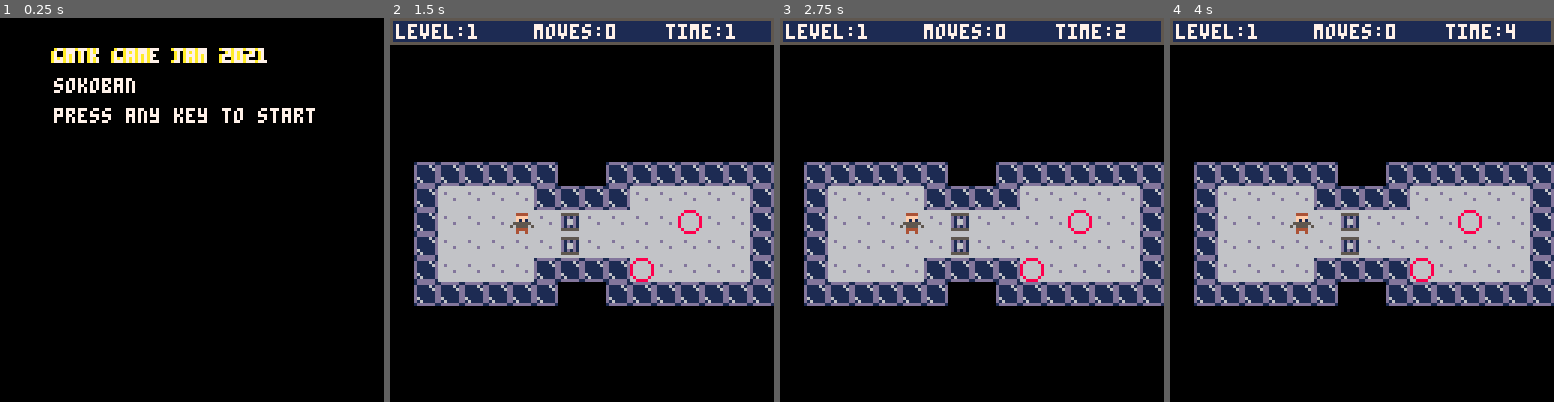
Above: before the commit, frames 1-4 (left to right).
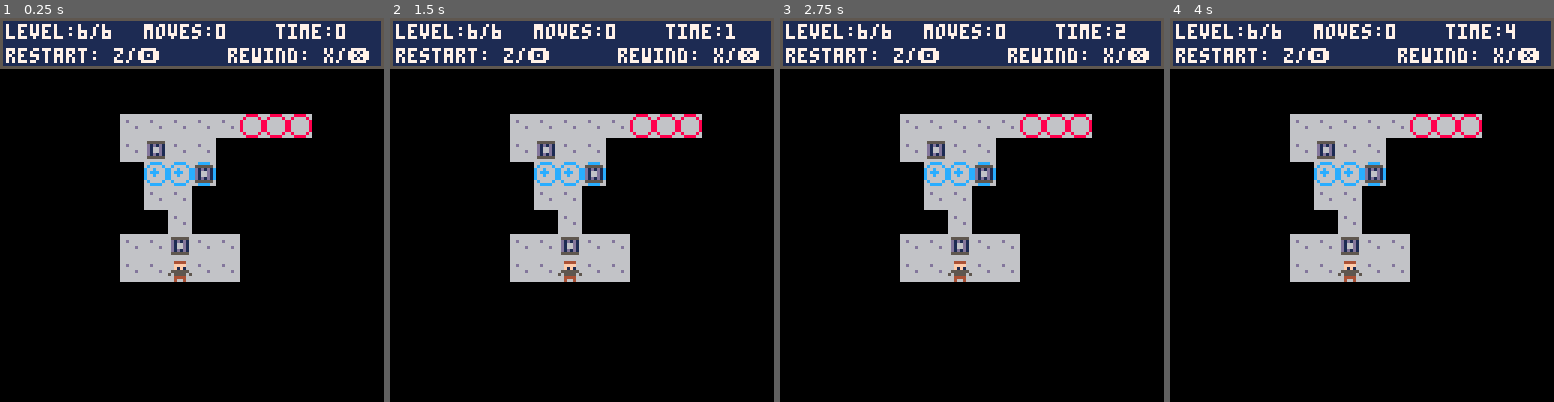
Above: after the commit, the same moments.

Repository: harryhartley/GMTKJam21
Game: PICO-8 cartridge jam.p8
Same seed, same stepped clock (60 frames per second), same inputs: the game is played once before the commit and once after it.
Inputs:
- Up to frame 1 (0.25 s): no input
- Up to frame 2 (1.5 s): tap O (Z key) at 0.33, 0.7, 1.43 s; tap X (X key) at 1.07 s
- Up to frame 3 (2.75 s): hold Left 1.97-2.37 s; tap X (X key) at 2.07, 2.4, 2.73 s; tap O (Z key) at 2.22 s; hold Down from 2.42 s (still down)
- Up to frame 4 (4 s): release Down at 2.82 s; hold Right 2.87-3.53 s; tap X (X key) at 3.07, 3.4, 3.73 s; tap O (Z key) at 3.1, 3.98 s; hold Up from 3.58 s (still down)

The runs differ from the first frame. In frame 1, 25% of the frame differs, in the area x 0-100%, y 0-69%; in frame 2, 44%, in the area x 0-100%, y 1-75%; in frame 3, 44%; in frame 4, 44%.

Commit message:
add new level, fix menus

Diff:
--- a/jam.p8
+++ b/jam.p8
@@ -5,8 +5,9 @@
 
 function _init()
 	t=0
-	nolevels=5
-	state=-1
+	winanim=0
+	nolevels=6
+	state=5
 	dir={{-1,0},{1,0},{0,-1},{0,1}}
 	currentplayer={}
 	currentobjects={}
@@ -17,52 +18,58 @@
  l2={133,120,121}
  l3={135,104,133,120,106}
  l4={137,134,121,102}
+ l5={167,86,104,151}
  loadlevel(state)
 end
 
 function _update60()
-	if state==-1 then
-		for b=0,5 do
-			if btnp(b) then
-				while fadeanim do
-					fadeout()
-				end
-				state=0
+	if winanim>0 then
+		winanim-=1
+	else
+		if state==-1 then
+			for b=0,5 do
+				if btnp(b) then
+					while fadeanim do
+						fadeout()
+					end
+					state=0
+					loadlevel(state)
+					fadein()
+				end
+			end
+		elseif state==-2 then
+			for b=0,5 do
+				if btnp(b) then
+					while fadeanim do
+						fadeout()
+					end
+					state=0
+					loadlevel(state)
+					fadein()
+				end
+			end
+		elseif state==-3 then
+		 levelselect()
+		elseif state>=nolevels then
+			state=-2
+		elseif state>=0 then
+			if btnp(4) then
+				moves={}
+	   bonds={}
+	   sfx(12)
 				loadlevel(state)
-				fadein()
-			end
-		end
-	elseif state==-2 then
-		for b=0,5 do
-			if btnp(b) then
-				while fadeanim do
-					fadeout()
-				end
-				state=0
+			end
+			if btnp(5) then
+				rewind()
+			end
+			moveinput()
+			updatewin()
+			if checkwin() then
+				state+=1
+				moves={}
+	   bonds={}
 				loadlevel(state)
-				fadein()
-			end
-		end
-	elseif state==-3 then
-	 levelselect()
-	elseif state>=nolevels then
-		state=-2
-	elseif state>=0 then
-		if btnp(4) then
-			moves={}
-   bonds={}
-			loadlevel(state)
-		end
-		if btnp(5) then
-			rewind()
-		end
-		moveinput()
-		updatewin()
-		if checkwin() then
-			state+=1
-			moves={}
-   bonds={}
-			loadlevel(state)
+			end
 		end
 	end
 	t+=1
@@ -70,16 +77,21 @@
 
 function _draw()
 	cls()
-	if state==-1 then
-		title()
-	elseif state==-2 then
-	 gameover()
-	elseif state>=0 then
-		map(16*state,0,0,0)
-		drawplayer(currentplayer)
-		drawobjects(currentobjects)
-		colourbonds()
-		drawui()
+	if winanim>0 then
+		x=0
+	else
+		fadein()
+		if state==-1 then
+			title()
+		elseif state==-2 then
+		 gameover()
+		elseif state>=0 then
+			map(16*state,0,0,0)
+			drawplayer(currentplayer)
+			drawobjects(currentobjects)
+			colourbonds()
+			drawui()
+		end
 	end
 end
 -->8
@@ -96,8 +108,8 @@
  	parseleveldata(l3)
  elseif level==4 then
  	parseleveldata(l4)
- else
- 	parseleveldata({0,0})
+ elseif level==5 then
+ 	parseleveldata(l5)
  end
 end
 
@@ -132,7 +144,13 @@
 		if checkobjects(newx,newy,b) then
 	 	currentplayer.x=newx
 	 	currentplayer.y=newy
+	 	sfx(0)
+--			add(moves,b)
+	 else
+	 	sfx(1)
 	 end
+	else
+		sfx(1)
 	end
 end
 
@@ -195,6 +213,27 @@
 		end
 	end
 end
+
+function checkbondsrewind()
+	for k,v in pairs(currentobjects) do
+		if istile(v.x,v.y,7) then
+			if istile(v.x+1,v.y,7) and hasobject(v.x+1,v.y) then
+				for l,w in pairs(currentobjects) do
+					if w.x==v.x+1 and w.y==v.y then
+						addbondrewind(k,l)
+					end
+				end
+			end
+			if istile(v.x,v.y+1,7) and hasobject(v.x,v.y+1) then
+				for l,w in pairs(currentobjects) do
+					if w.x==v.x and w.y==v.y+1 then
+						addbondrewind(k,l)
+					end
+				end
+			end
+		end
+	end
+end
 -->8
 --draw
 
@@ -209,23 +248,26 @@
 end
 
 function title()
-	print("gmtk game jam 2021",
-  17,10,8+(t/6)%10)
- print("gmtk game jam 2021",
-  18,10,7)
- print("sokoban",18,20,7)
- print("press any key to start",
- 	18,30,7)
+	print("gmtk game jam 2021",18,10,7)
+ print("sokolink by",18,26,7)
+ print("hyhy and dawsonicus",18,34,7)
+ print("controls: ",18,50,7)
+ print("movement: ⬆️⬅️➡️⬇️",25,58,7)
+ print("rewind: x/❎",25,66,7)
+ print("restart level: z/🅾️",25,72,7)
+ if t%60>15 then
+ 	print("press any key to start",18,88,7)
+	end
 end
 
 function gameover()
 	print("all levels complete!",18,20,7)
- print("press any key to start again",
+ print("press any key to retry",
  	18,30,7)
 end
 
 function levelselect()
-	print("idk do this later")
+	print("idk do this never")
 end
 
 function colourbonds()
@@ -244,18 +286,19 @@
 end
 
 function drawui()
-	rect(0,0,127,8,5)
-	rectfill(1,1,126,7,1)
- print("level:"..state+1,2,2,7)
+	rect(0,0,127,16,5)
+	rectfill(1,1,126,15,1)
+ print("level:"..(state+1).."/"..nolevels,2,2,7)
  print("moves:"..#moves,48,2,7)
  print("time:"..flr(time()),92,2,7)
+ print("restart: z/🅾️",2,10,7)
+ print("rewind: x/❎",76,10,7)
 end
 -->8
 --gamestate
 
 function addbond(a,b)
 	temp={}
- --loop through all known bonds
  existsany=false
 	for k,bond in pairs(bonds) do
 		exists=false
@@ -274,6 +317,48 @@
 			end
 			if not match then
 				add(bond, a)
+				sfx(5)
+			end
+			match=false
+			for k,v in pairs(bond) do
+				if v==b then
+					match=true
+				end
+			end
+			if not match then
+				add(bond, b)
+				sfx(5)
+			end
+		end
+		add(temp, bond)
+	end
+	if not existsany then
+		add(temp, {a,b})
+		sfx(5)
+	end
+	bonds=temp
+end
+
+function addbondrewind(a,b)
+	temp={}
+ existsany=false
+	for k,bond in pairs(bonds) do
+		exists=false
+		for id in all(bond) do
+			if id==a or id==b then
+				exists=true
+				existsany=true
+			end
+		end
+		if exists then
+			match=false
+			for k,v in pairs(bond) do
+				if v==a then
+					match=true
+				end
+			end
+			if not match then
+				add(bond, a)
 			end
 			match=false
 			for k,v in pairs(bond) do
@@ -319,14 +404,21 @@
 	deli(moves, #moves)
 	for k,v in pairs(moves) do
 		moveplayer(v)
+  checkbondsrewind()
 	end
 end
 
 function updatewin()
+	notowin=0
+	totalno=0
 	for x=0,15 do
 		for y=0,15 do
 			cspr = mget((state*16)+x,y)
 			if cspr==5 or cspr==6 then
+				totalno+=1
+				if cspr==6 then
+					notowin+=1
+				end
 				exists=false
 				for k,v in pairs(currentobjects) do
 				 if v.x==x and v.y==y then
@@ -341,6 +433,18 @@
 			end
 		end
 	end
+	newnotowin=0
+	for x=0,15 do
+		for y=0,15 do
+			cspr = mget((state*16)+x,y)
+			if cspr==6 then
+				newnotowin+=1
+			end
+		end
+	end
+	if newnotowin>notowin and newnotowin<totalno then
+		sfx(6)
+	end
 end
 
 function checkwin()
@@ -351,6 +455,9 @@
 			end
 		end
 	end
+	sfx(2)
+	fadeout()
+	winanim=45
 	return true
 end
 -->8
@@ -359,7 +466,7 @@
 function fadeout()
 	dpal={0,1,1, 2,1,13,6,
        4,4,9,3, 13,1,13,14}
-	for i=0,40 do
+	for i=0,10 do
   for j=1,15 do
    col = j
    for k=1,((i+(j%5))/4) do
@@ -411,22 +518,22 @@
 0001000300040408010000000000000000000000000000000000000000000000000000000000000000000000000000000000000000000000000000000000000000000000000000000000000000000000000000000000000000000000000000000000000000000000000000000000000000000000000000000000000000000000
 0000000000000000000000000000000000000000000000000000000000000000000000000000000000000000000000000000000000000000000000000000000000000000000000000000000000000000000000000000000000000000000000000000000000000000000000000000000000000000000000000000000000000000
 __map__
-0101010101010101010101010101010101010101010101010101010101010101010101010101010101010101010101010101010101010101010101010101010101010101010101010101010101010101000000000000000000000000000000000000000000000000000000000000000000000000000000000000000000000000
-0101010101010101010101010101010101010101010101010101010101010101010101010101010101010101010101010101010101010101010101010101010101010101010101080808080101010101000000000000000000000000000000000000000000000000000000000000000000000000000000000000000000000000
-0101010101010101010101010101010101010101010101010101010101010101010101010101010101010101010101010101010101010101010101010101010101010101010808080505080101010101000000000000000000000000000000000000000000000000000000000000000000000000000000000000000000000000
-0101010101010101010101010101010101010101010101010101010101010101010101010101010101010101010101010101010101010101010101010101010101010101080804040504080101010101000000000000000000000000000000000000000000000000000000000000000000000000000000000000000000000000
-0101010101010101010101010101010101010101010101080808080801010101010101010101010108080808010101010101010101010808080808080801010101010101080404040408080101010101000000000000000000000000000000000000000000000000000000000000000000000000000000000000000000000000
-0101010101010101010101010101010101010101010108080404050801010101010101010101010108050508010101010101080808080804040404040801010101010101080404040404080801010101000000000000000000000000000000000000000000000000000000000000000000000000000000000000000000000000
-0108080808080801010808080808080801010101010808040404080801010101010101080808080808040408010101010101080505080807040404040801010101010101080404040407070801010101000000000000000000000000000000000000000000000000000000000000000000000000000000000000000000000000
-0108040404040808080804040404040801010101010807070404080101010101010101080407070404040408010101010101080404040407040707040808010101010101080807040404040808010101000000000000000000000000000000000000000000000000000000000000000000000000000000000000000000000000
-0108040404040404040404040504040801010101010807070408080808010101010101080404040404040808010101010101080804040404040404040508010101010101010807040404040408010101000000000000000000000000000000000000000000000000000000000000000000000000000000000000000000000000
-0108040404040404040404040404040801010101010804040808040408010101010101080808080808080801010101010101010808040404040408040508010101010101010808080404040408010101000000000000000000000000000000000000000000000000000000000000000000000000000000000000000000000000
-0108040404040808080805040404040801010101010804040404040408010101010101010101010101010101010101010101010108080808080808080808010101010101010101080808080808010101000000000000000000000000000000000000000000000000000000000000000000000000000000000000000000000000
-0108080808080801010808080808080801010101010808040404040808010101010101010101010101010101010101010101010101010101010101010101010101010101010101010101010101010101000000000000000000000000000000000000000000000000000000000000000000000000000000000000000000000000
-0101010101010101010101010101010101010101010108080808080801010101010101010101010101010101010101010101010101010101010101010101010101010101010101010101010101010101000000000000000000000000000000000000000000000000000000000000000000000000000000000000000000000000
-0101010101010101010101010101010101010101010101010101010101010101010101010101010101010101010101010101010101010101010101010101010101010101010101010101010101010101000000000000000000000000000000000000000000000000000000000000000000000000000000000000000000000000
-0101010101010101010101010101010101010101010101010101010101010101010101010101010101010101010101010101010101010101010101010101010101010101010101010101010101010101000000000000000000000000000000000000000000000000000000000000000000000000000000000000000000000000
-0101010101010101010101010101010101010101010101010101010101010101010101010101010101010101010101010101010101010101010101010101010101010101010101010101010101010101000000000000000000000000000000000000000000000000000000000000000000000000000000000000000000000000
+0101010101010101010101010101010101010101010101010101010101010101010101010101010101010101010101010101010101010101010101010101010101010101010101010101010101010101010101010101010101010101010101010000000000000000000000000000000000000000000000000000000000000000
+0101010101010101010101010101010101010101010101010101010101010101010101010101010101010101010101010101010101010101010101010101010101010101010101080808080101010101010101010101010101010101010101010000000000000000000000000000000000000000000000000000000000000000
+0101010101010101010101010101010101010101010101010101010101010101010101010101010101010101010101010101010101010101010101010101010101010101010808080505080101010101010101010101010101010101010101010000000000000000000000000000000000000000000000000000000000000000
+0101010101010101010101010101010101010101010101010101010101010101010101010101010101010101010101010101010101010101010101010101010101010101080804040504080101010101010101010101010101010101010101010000000000000000000000000000000000000000000000000000000000000000
+0101010101010101010101010101010101010101010101080808080801010101010101010101010108080808010101010101010101010808080808080801010101010101080404040408080101010101010101010104040404040505050101010000000000000000000000000000000000000000000000000000000000000000
+0101010101010101010101010101010101010101010108080404050801010101010101010101010108050508010101010101080808080804040404040801010101010101080404040404080801010101010101010104040404010101010101010000000000000000000000000000000000000000000000000000000000000000
+0108080808080801010808080808080801010101010808040404080801010101010101080808080808040408010101010101080505080807040404040801010101010101080404040407070801010101010101010101070707010101010101000000000000000000000000000000000000000000000000000000000000000000
+0108040404040808080804040404040801010101010807070404080101010101010101080407070404040408010101010101080404040407040707040808010101010101080807040404040808010101010101010101040401010101010101010000000000000000000000000000000000000000000000000000000000000000
+0108040404040404040404040504040801010101010807070408080808010101010101080404040404040808010101010101080804040404040404040508010101010101010807040404040408010101010101010101010401010101010101010000000000000000000000000000000000000000000000000000000000000000
+0108040404040404040404040404040801010101010804040808040408010101010101080808080808080801010101010101010808040404040408040508010101010101010808080404040408010101010101010104040404040101010101010000000000000000000000000000000000000000000000000000000000000000
+0108040404040808080805040404040801010101010804040404040408010101010101010101010101010101010101010101010108080808080808080808010101010101010101080808080808010101010101010104040404040101010101010000000000000000000000000000000000000000000000000000000000000000
+0108080808080801010808080808080801010101010808040404040808010101010101010101010101010101010101010101010101010101010101010101010101010101010101010101010101010101010101010101010101010101010101010000000000000000000000000000000000000000000000000000000000000000
+0101010101010101010101010101010101010101010108080808080801010101010101010101010101010101010101010101010101010101010101010101010101010101010101010101010101010101010101010101010101010101010101010000000000000000000000000000000000000000000000000000000000000000
+0101010101010101010101010101010101010101010101010101010101010101010101010101010101010101010101010101010101010101010101010101010101010101010101010101010101010101010101010101010101010101010101010000000000000000000000000000000000000000000000000000000000000000
+0101010101010101010101010101010101010101010101010101010101010101010101010101010101010101010101010101010101010101010101010101010101010101010101010101010101010101010101010101010101010101010101010000000000000000000000000000000000000000000000000000000000000000
+0101010101010101010101010101010101010101010101010101010101010101010101010101010101010101010101010101010101010101010101010101010101010101010101010101010101010101010101010101010101010101010101010000000000000000000000000000000000000000000000000000000000000000
 0000000000000000000000000000000000000000000000000000000000000000000000000000000000000000000000000000000000000000000000000000000000000000000000000000000000000000000000000000000000000000000000000000000000000000000000000000000000000000000000000000000000000000
 0000000000000000000000000000000000000000000000000000000000000000000000000000000000000000000000000000000000000000000000000000000000000000000000000000000000000000000000000000000000000000000000000000000000000000000000000000000000000000000000000000000000000000
 0000000000000000000000000000000000000000000000000000000000000000000000000000000000000000000000000000000000000000000000000000000000000000000000000000000000000000000000000000000000000000000000000000000000000000000000000000000000000000000000000000000000000000
Not shown, changed: the sound effects (__sfx__) section of jam.p8
